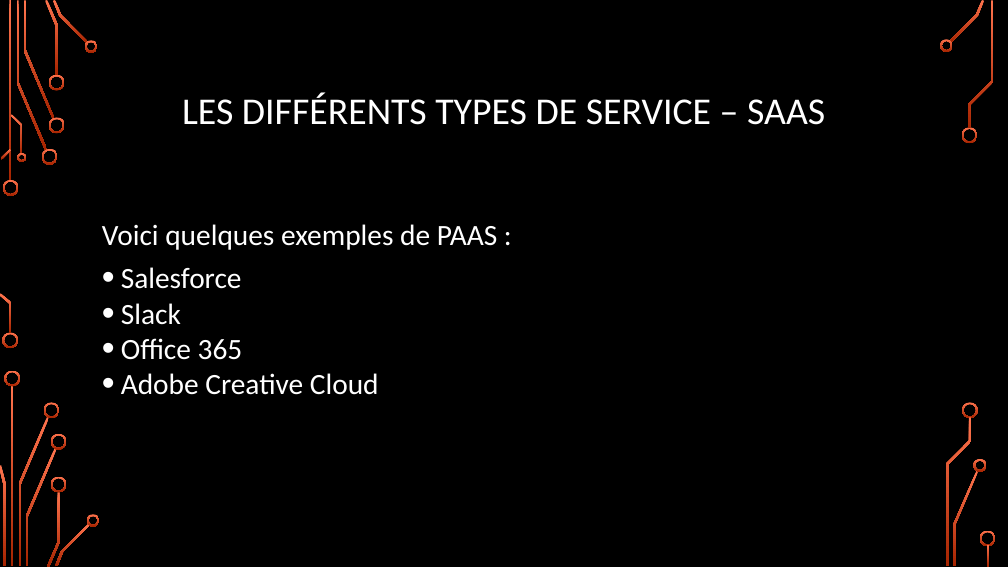
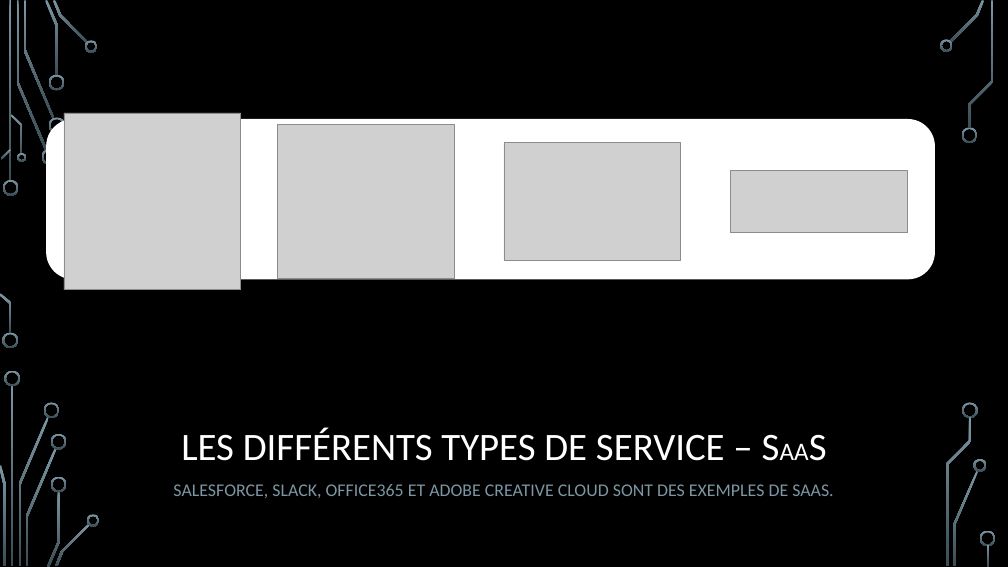
Before and after one commit to CorleoneDany/Cloud-Computing, a slide deck: slide 14 of Cloud Computing - F.pptx (slide 13 before the commit). Drawn at 1008x567 pixels with LibreOffice and Linux fonts; fonts in the diff are those of the drawing; grey boxes stand for pictures; background and template pictures are left out. Boxes give left, top, right and bottom in pixels: in the first picture for what was removed or moved away, otherwise in the second. Text is boxed around its words. In the diff, an @@ line names an element or a change of style, - is before the commit and + after.

Commit message:
Grosse modification
•  Modification du thème
•  Ajout d'image
• Réduction du contenu des diapo

```diff
--- a/Cloud Computing - F.pptx
+++ b/Cloud Computing - F.pptx
@@ fill gradient #FF744E to #A62400 to gradient #7C96A3 to #3B4C54 in 36 elements at box(3, 180, 19, 196), box(2, 333, 18, 349), box(17, 1, 47, 150), box(42, 149, 57, 165), box(23, 1, 54, 119), box(45, 0, 58, 76), box(48, 117, 64, 133), box(48, 75, 64, 91), box(53, 0, 88, 44), box(85, 40, 98, 52), box(1, 149, 11, 160), box(0, 293, 11, 333), box(11, 114, 23, 154), box(17, 153, 26, 162), box(11, 386, 14, 566), box(18, 417, 48, 566), box(5, 371, 20, 386), box(0, 465, 5, 566), box(44, 402, 60, 418), box(26, 448, 57, 566), box(47, 492, 60, 567), box(51, 434, 67, 450), box(51, 476, 67, 492), box(55, 523, 90, 566), box(87, 514, 100, 526), box(950, 0, 985, 42), box(940, 39, 953, 52), box(962, 127, 978, 143), box(954, 471, 979, 566), box(974, 459, 987, 472), box(969, 1, 994, 129), box(963, 402, 979, 418), box(946, 417, 972, 566), box(980, 531, 996, 547), box(988, 545, 990, 566), box(9, 1, 11, 181) @@
@@ rounded rectangle added at box(47, 119, 935, 278), fill #FFFFFF, outline #FFFFFF 1.25 pt @@
@@ picture added at box(64, 113, 241, 290) @@
@@ picture added at box(278, 125, 454, 279) @@
@@ picture added at box(504, 143, 681, 260) @@
@@ picture added at box(730, 171, 907, 232) @@
@@ title "LES DIFFÉRENTS TYPES DE SERVICE ...": place and size @@
-title "LES DIFFÉRENTS TYPES DE SERVICE ..." at box(182, 92, 825, 125)
+title "LES DIFFÉRENTS TYPES DE SERVICE ..." at box(181, 428, 725, 461)
@@ title "LES DIFFÉRENTS TYPES DE SERVICE ..." at box(181, 428, 725, 461): size 36 to 37 pt; size 36 to 24 pt in "SAAS"; vertical alignment middle to bottom @@
@@ text at box(173, 484, 833, 498): text changed; size 28 to 17 pt; text colour #FFFFFF to #7C96A3 @@
-Voici quelques exemples de PAAS :
-• Salesforce
-• Slack
-• Office 365
-• Adobe Creative Cloud
+SALESFORCE, SLACK, OFFICE365 ET ADOBE CREATIVE CLOUD SONT DES EXEMPLES DE SAAS.
```
Also in this commit, not shown: 25 other slides changed, 1 slide added.
